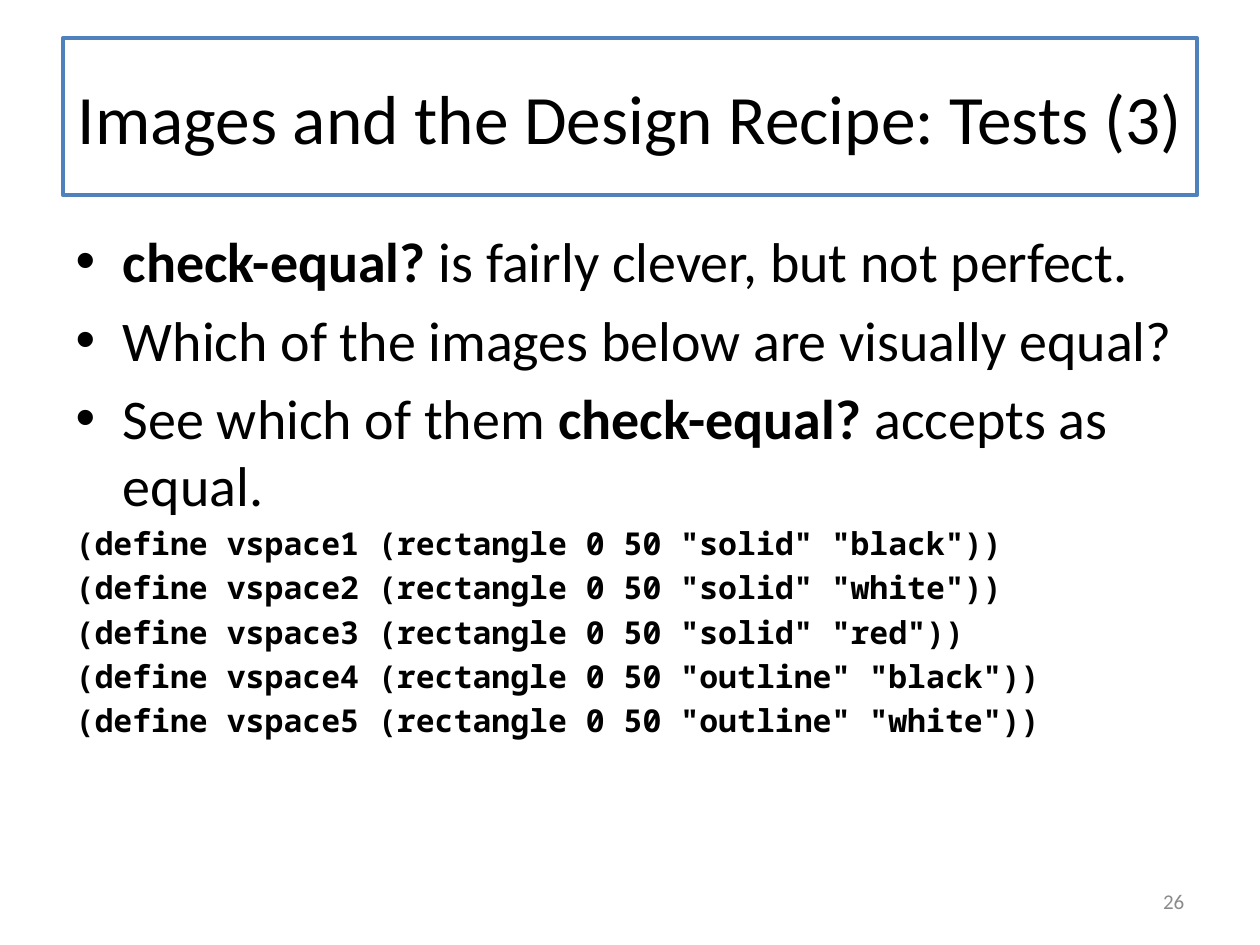
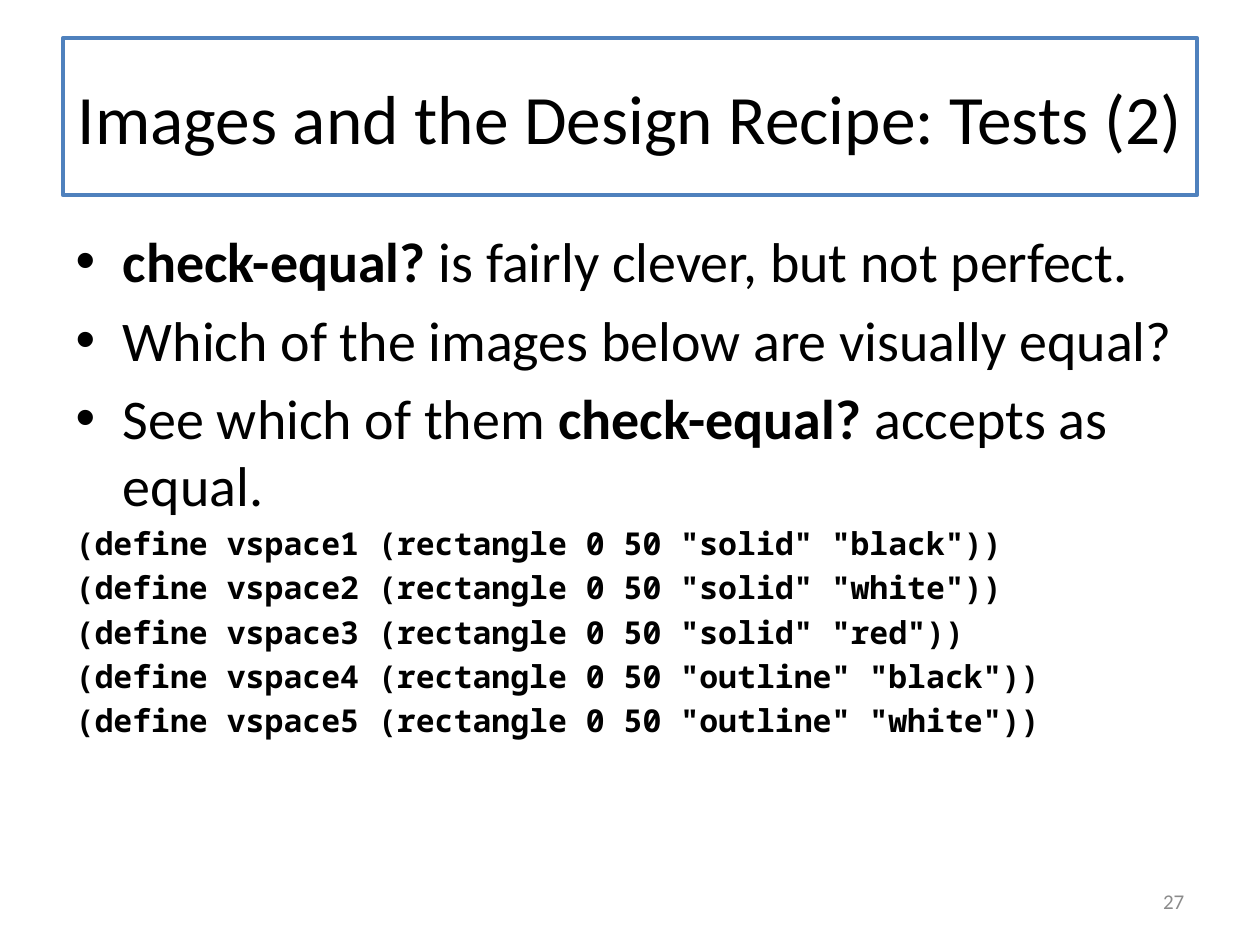
Before and after one commit to mwand/cs5010f17, a slide deck: slide 27 of Slides/Lesson 3.1 Working with images and scenes.pptx (slide 26 before the commit). Drawn at 1260x945 pixels with LibreOffice and Linux fonts; fonts in the diff are those of the drawing. Boxes give left, top, right and bottom in pixels: in the first picture for what was removed or moved away, otherwise in the second. Text is boxed around its words. In the diff, an @@ line names an element or a change of style, - is before the commit and + after.

```diff
--- a/Slides/Lesson 3.1 Working with images and scenes.pptx
+++ b/Slides/Lesson 3.1 Working with images and scenes.pptx
@@ title at [78, 93, 1181, 156]: text changed @@
-Images and the Design Recipe: Tests (3)
+Images and the Design Recipe: Tests (2)
@@ page number at [1163, 895, 1184, 909]: text changed @@
-26
+27
```
Also in this commit, not shown: 9 other slides changed, 2 slides added, 1 slide removed, 21 other files.
